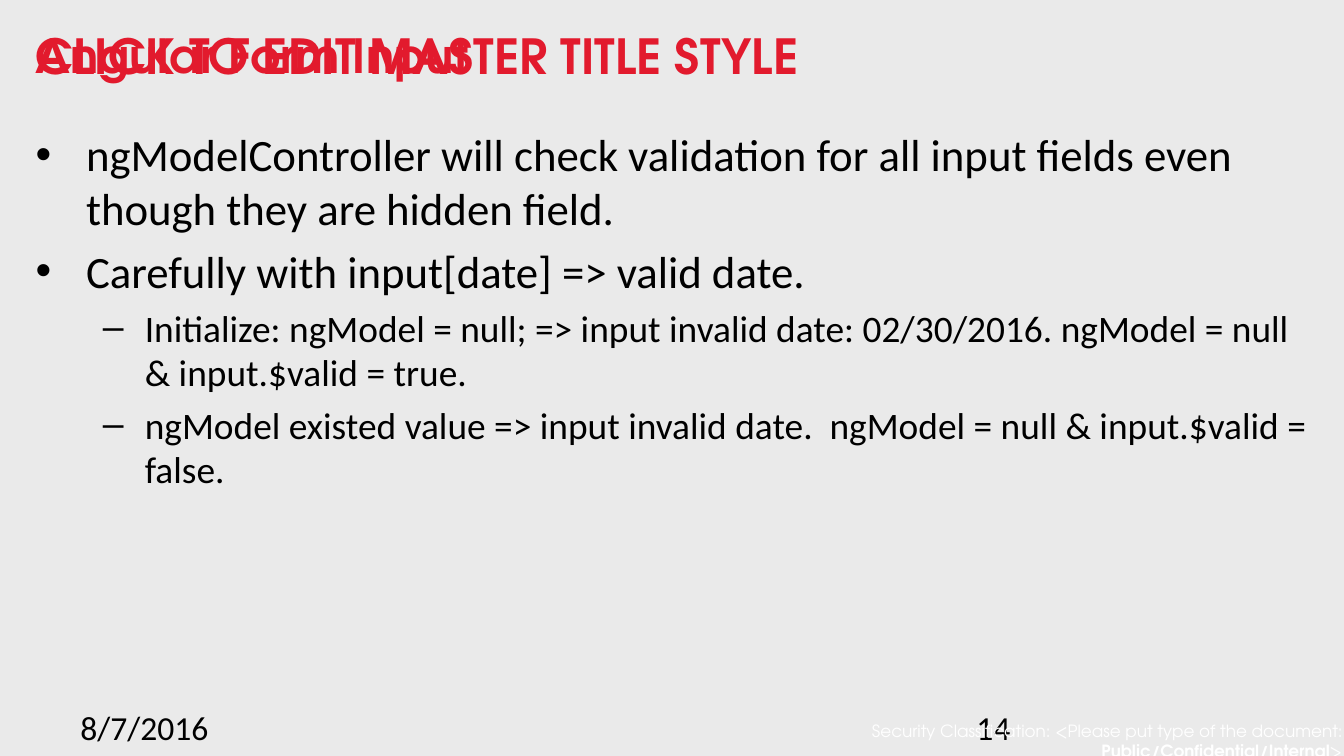
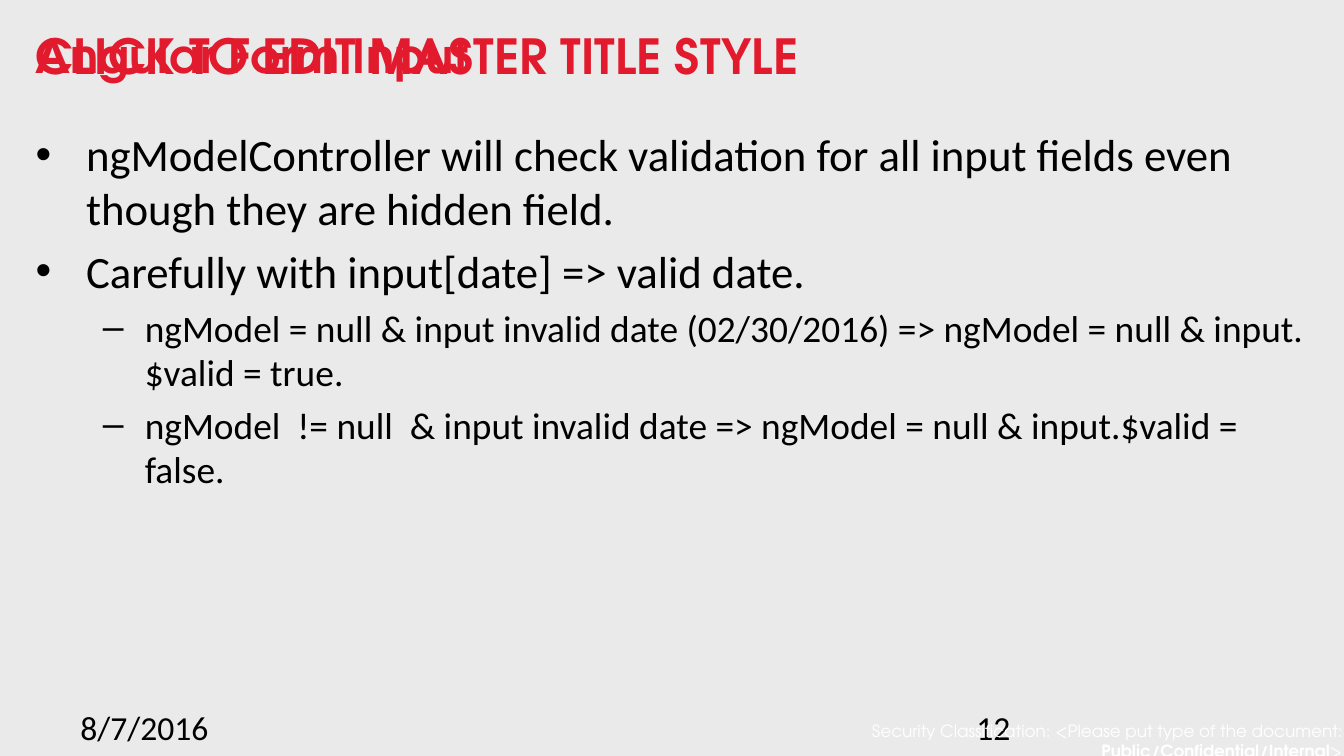
Before and after one commit to nnsan/angular_best_practice, a slide deck: slide 12 of Angular best practice.pptx (slide 14 before the commit). Drawn at 1344x756 pixels with LibreOffice and Linux fonts; fonts in the diff are those of the drawing; background and template pictures are left out. Boxes give left, top, right and bottom in pixels: in the first picture for what was removed or moved away, otherwise in the second. Text is boxed around its words. In the diff, an @@ line names an element or a change of style, - is before the commit and + after.

```diff
--- a/Angular best practice.pptx
+++ b/Angular best practice.pptx
@@ text at [145,315,1302,484]: text changed @@
-  – Initialize: ngModel = null; => input invalid date: 02/30/2016. ngModel = null & input.$valid = true.
-  – ngModel existed value => input invalid date. ngModel = null & input.$valid = false.
+  – ngModel = null & input invalid date (02/30/2016) => ngModel = null & input.$valid = true.
+  – ngModel != null & input invalid date => ngModel = null & input.$valid = false.
@@ page number at [976,718,1010,740]: text changed @@
-14
+12
```
Also in this commit, not shown: 9 other slides changed, 2 slides removed.
